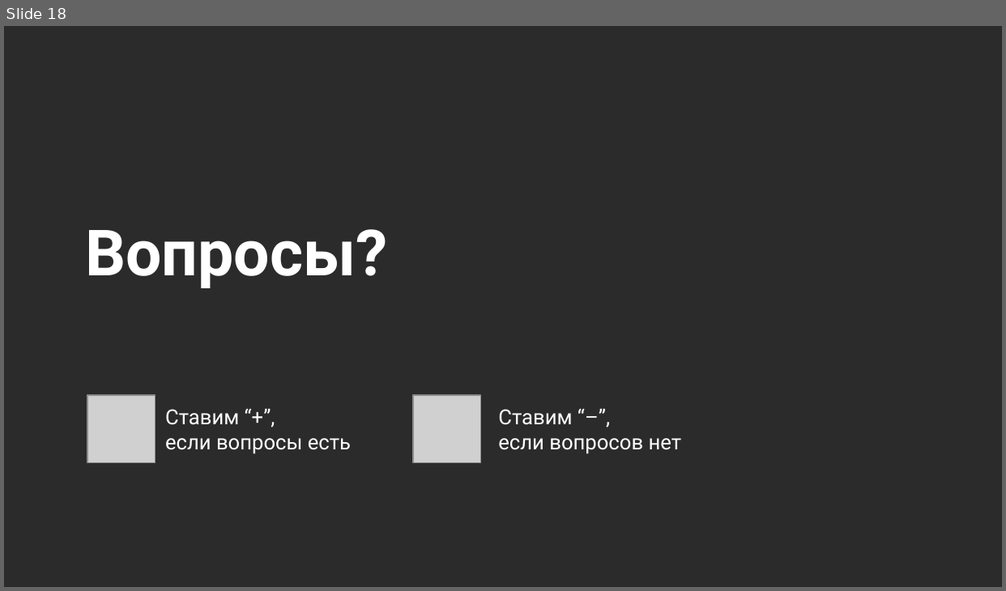
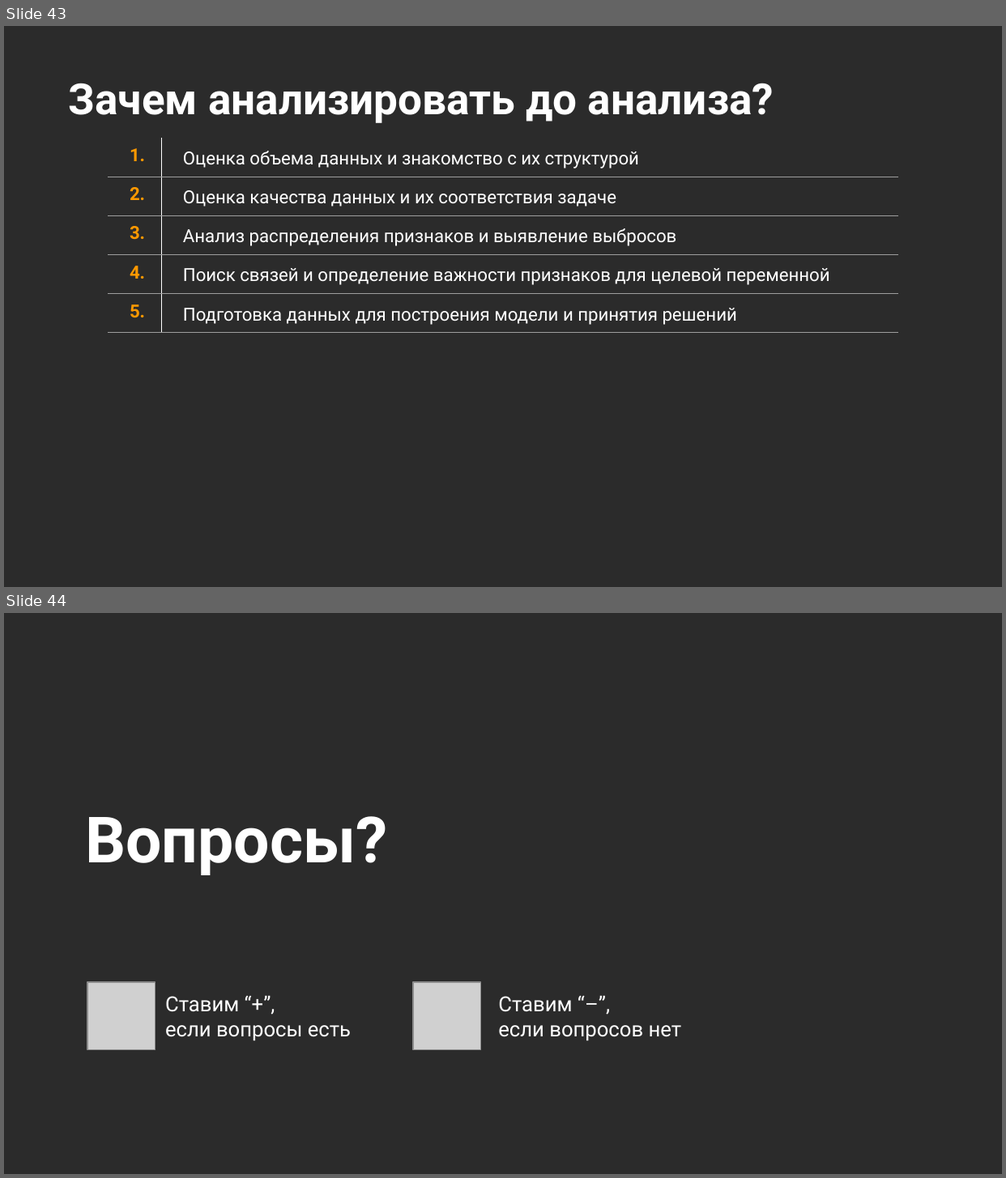
Before and after one commit to Marwolaeth/OTUS_R4DA, a slide deck: teaching/R4DA-EDA4ML.pptx. Shown one above the other, each under a label of ours: slide 18 before the commit, slides 43 and 44 after it. The pictures are 1006x591 and 1006x1178 pixels, drawn with LibreOffice and Linux fonts; fonts in the diff are those of the drawing; grey boxes stand for pictures; background and template pictures are left out; a plain dark background stands for a picture behind light text. Boxes give left, top, right and bottom in pixels: in the first picture for what was removed or moved away, otherwise in the second. Text is boxed around its words. In the diff, an @@ line names an element or a change of style, - is before the commit and + after.

```diff
--- a/teaching/R4DA-EDA4ML.pptx
+++ b/teaching/R4DA-EDA4ML.pptx
@@ slide 43 added at (x1=4, y1=26, x2=1002, y2=587), background picture (left out) @@
@@ title added at (x1=69, y1=83, x2=774, y2=123), 31 pt, text #FFFFFF, bold @@
+Зачем анализировать до анализа?
@@ table added at (x1=108, y1=138, x2=898, y2=328), 5 rows, 2 columns @@
+1. | Оценка объема данных и знакомство с их структурой
+2. | Оценка качества данных и их соответствия задаче
+3. | Анализ распределения признаков и выявление выбросов
+4. | Поиск связей и определение важности признаков для целевой переменной
+5. | Подготовка данных для построения модели и принятия решений
@@ what was slide 18 is now slide 44 @@
```
Also in this commit, not shown: 1 slide changed, 46 other slides added, 29 slides removed, 4 other files.
